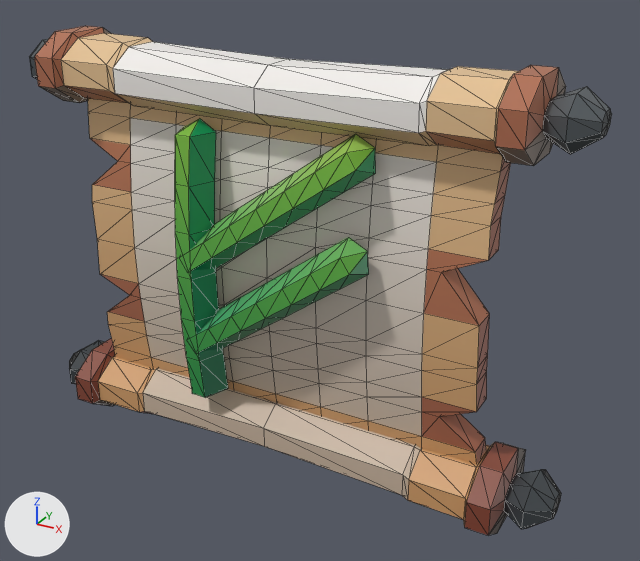
What one commit did to the glTF model assets/custom-items/scrolls/scroll/scroll_emerald_fehu.glb.
Both versions are drawn from a camera (50 mm lens) standing at (0.634, -1.026, 0.831) and looking at (0.056, 0.024, 0.306). The lights are fixed; the arrows at lower left show +X, +Y and +Z. The first picture is the older version. Mesh edges are drawn as thin lines. Vertices at exactly the same position are counted once.

The first picture shows 'model'.
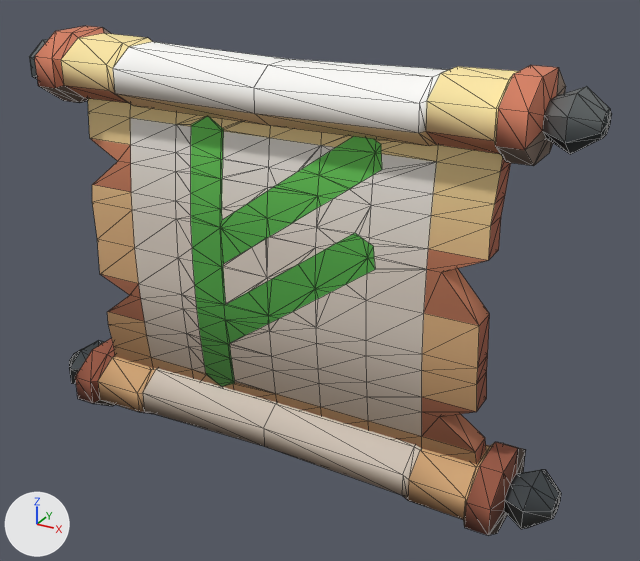
The change, as a list of edits to the scene's bpy script:
```text
Add img_surface_palette:
    img_surface_palette = load_image('surface_palette', '_unpacked/surface_palette', 256, 256, 'sRGB')
Add mat_scroll_emerald_fehu_0:
    mat_scroll_emerald_fehu_0 = principled_material('scroll_emerald_fehu_0')
    mat_scroll_emerald_fehu_0.texture = img_surface_palette
    mat_scroll_emerald_fehu_0.roughness = 1.0
Add mat_scroll_emerald_fehu_1:
    mat_scroll_emerald_fehu_1 = principled_material('scroll_emerald_fehu_1')
    mat_scroll_emerald_fehu_1.texture = img_surface_palette
    mat_scroll_emerald_fehu_1.metallic = 0.35
    mat_scroll_emerald_fehu_1.roughness = 0.6
Change me_model:
    used by ob_model
    remove me_model.from_pydata(...)  # 600 vertices, 1102 faces; spans x -0.44..0.44, y -0.09..0.09, z 0.0..0.64
    add me_model.from_pydata(...)  # 628 vertices, 1244 faces; spans x -0.44..0.44, y -0.07..0.09, z 0.0..0.64
    me_model part 1: 90 vertices removed from x -0.132..0.17, y -0.09..-0.03, z 0.099..0.548; 118 vertices added at x -0.132..0.17, y -0.031..-0.012, z 0.099..0.548
    me_model part 2: 854 faces spanning x -0.44..0.44, y -0.07..0.09, z 0.0..0.64 switch from mat_kaykit_palette (picture img_dungeon_texture) to mat_scroll_emerald_fehu_0 (picture img_surface_palette)
    me_model part 3: 48 faces spanning x -0.406..0.438, y -0.07..0.043, z 0.03..0.64 switch from mat_kaykit_palette (picture img_dungeon_texture) to mat_scroll_emerald_fehu_1 (picture img_surface_palette)
```

Pixel boxes [x1, y1, x2, y2] of what changed, in the pictures (640 x 561 px; the box of a moved part takes in the faces that stretch with it):
part 1 of me_model, moved or reshaped
    before: [175, 119, 376, 397]
    after: [176, 115, 438, 397]
part 2 of me_model, recoloured
    both: [34, 26, 612, 535]
part 3 of me_model, edited (looks the same)
    both: [29, 39, 610, 529]
